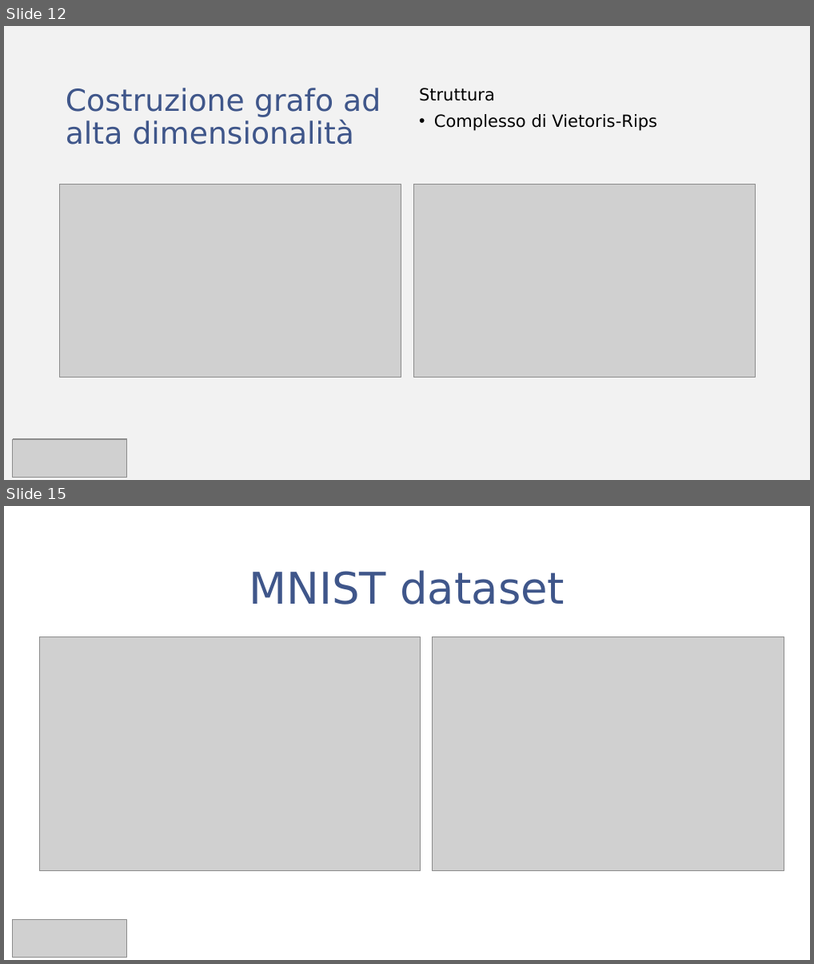
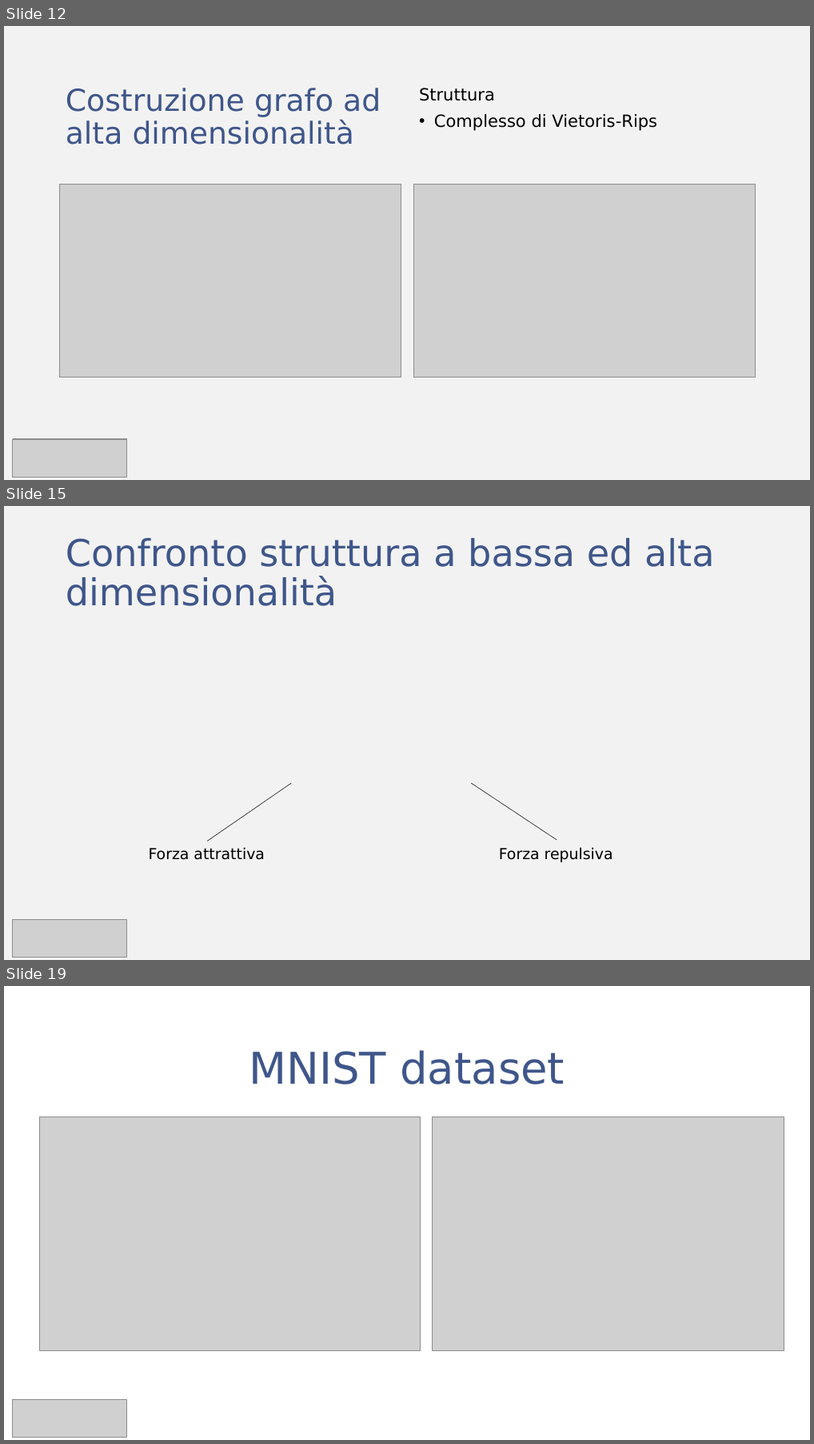
Before and after one commit to fratorgano/dimensionality-reduction, a slide deck: umap/UMAP.pptx. Shown one above the other, each under a label of ours: slides 12 and 15 before the commit, slides 12, 15 and 19 after it; the slides between them are not shown. The pictures are 814x964 and 814x1444 pixels, drawn with LibreOffice and Linux fonts; fonts in the diff are those of the drawing; grey boxes stand for pictures. Boxes give left, top, right and bottom in pixels: in the first picture for what was removed or moved away, otherwise in the second. Text is boxed around its words. In the diff, an @@ line names an element or a change of style, - is before the commit and + after.

```diff
--- a/umap/UMAP.pptx
+++ b/umap/UMAP.pptx
@@ slide 15 added at box(4, 506, 810, 960), background #F2F2F2 @@
@@ title added at box(66, 538, 714, 606), 44 pt, text #3F568A @@
+Confronto struttura a bassa ed alta dimensionalità
@@ line added from (207, 841) to (291, 783), #000000 0.5 pt @@
@@ line added from (557, 840) to (472, 783), #000000 0.5 pt @@
@@ text added at box(149, 847, 265, 860), 18 pt, text #000000 @@
+Forza attrattiva
@@ text added at box(499, 847, 614, 862), 18 pt, text #000000 @@
+Forza repulsiva
@@ picture added at box(13, 919, 127, 956) @@
@@ what was slide 15 is now slide 19 @@
```
Also in this commit, not shown: 3 slides changed, 3 other slides added, 2 other files.
